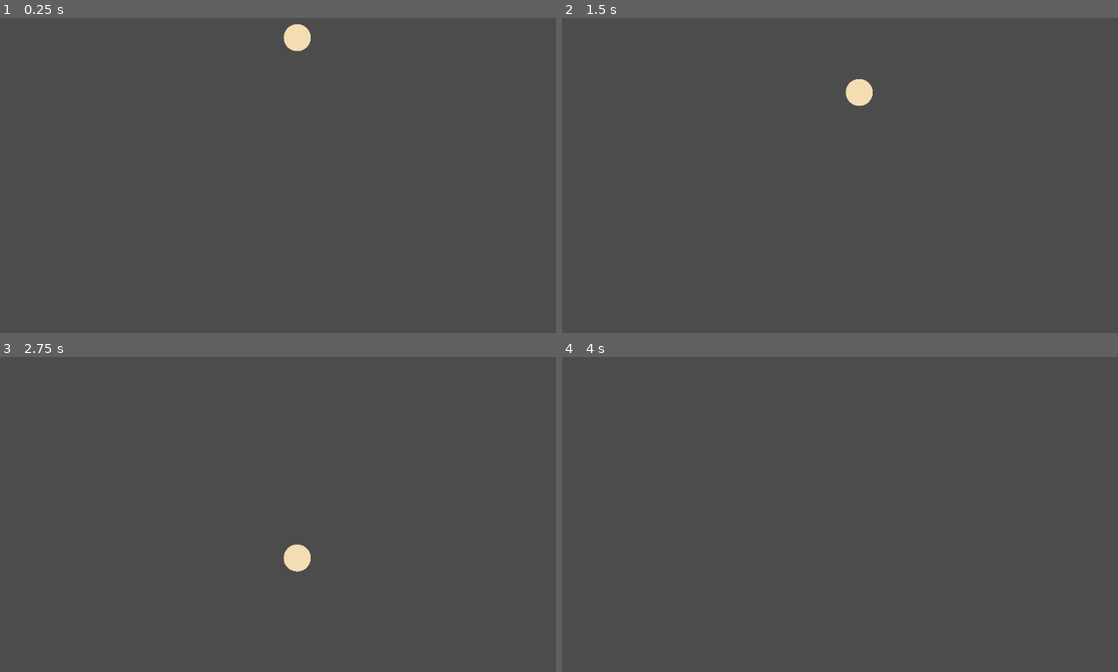
Above: before the commit, frames 1-4 (two rows, left to right).
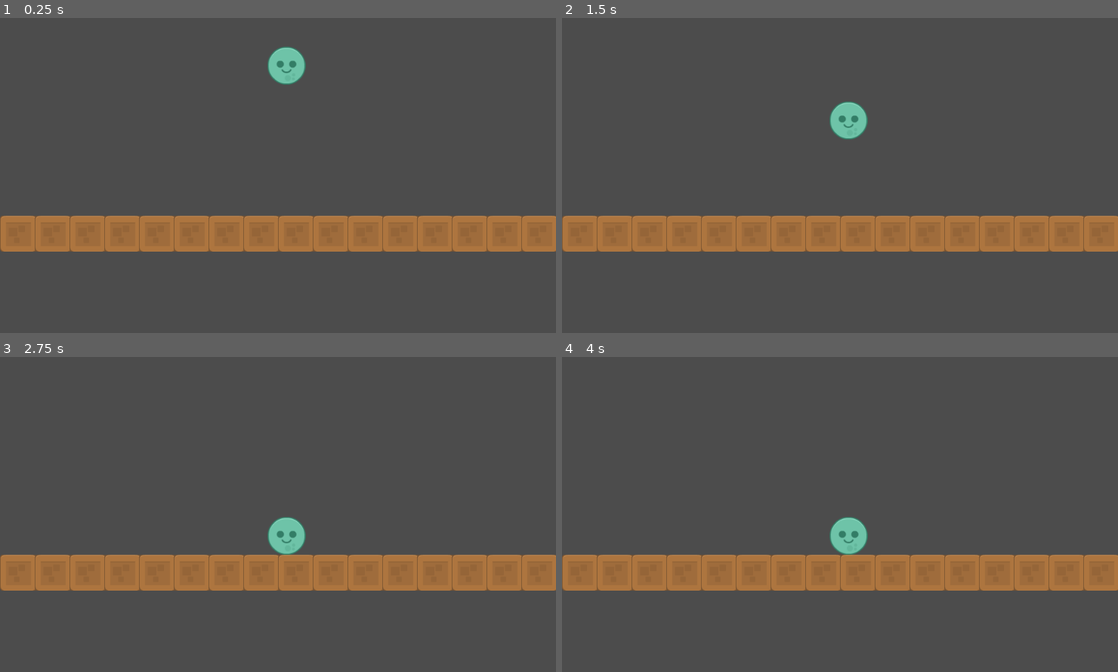
Above: after the commit, the same moments.

Repository: cpvanlue/P1-cpvanlue
Game: Godot game, scene res://src/Level.tscn
Same seed, same stepped clock (60 frames per second), same inputs: the game is played once before the commit and once after it. The project has no main scene, so this scene is started directly.
Inputs:
- Up to frame 1 (0.25 s): no input
- Up to frame 2 (1.5 s): no input
- Up to frame 3 (2.75 s): no input
- Up to frame 4 (4 s): no input

The runs differ from the first frame. In frame 1, 12% of the frame differs, in the area x 0-100%, y 1-75%; in frame 2, 12%, in the area x 0-100%, y 19-75%; in frame 3, 12%; in frame 4, 12%.

Commit message:
Add a collision tile floor.

Diff:
--- a/project/Ball.gd
+++ /dev/null
@@ -1,4 +0,0 @@
-extends RigidBody2D
-
-func _draw():
-	draw_circle(Vector2.ZERO, $CollisionShape2D.shape.radius, Color.wheat)
--- a/project/Ball.tscn
+++ /dev/null
@@ -1,12 +0,0 @@
-[gd_scene load_steps=3 format=2]
-
-[ext_resource path="res://Ball.gd" type="Script" id=1]
-
-[sub_resource type="CircleShape2D" id=1]
-radius = 25.0
-
-[node name="Ball" type="RigidBody2D"]
-script = ExtResource( 1 )
-
-[node name="CollisionShape2D" type="CollisionShape2D" parent="."]
-shape = SubResource( 1 )
--- /dev/null
+++ b/project/src/Ball.gd
@@ -0,0 +1 @@
+extends RigidBody2D
--- /dev/null
+++ b/project/src/Ball.tscn
@@ -0,0 +1,18 @@
+[gd_scene load_steps=4 format=2]
+
+[ext_resource path="res://src/Ball.gd" type="Script" id=1]
+[ext_resource path="res://assets/happyfunball.png" type="Texture" id=2]
+
+[sub_resource type="CircleShape2D" id=1]
+radius = 36.0
+
+[node name="Ball" type="RigidBody2D"]
+position = Vector2( 604.804, 59.2945 )
+script = ExtResource( 1 )
+
+[node name="CollisionShape2D" type="CollisionShape2D" parent="."]
+position = Vector2( -0.100632, 0 )
+shape = SubResource( 1 )
+
+[node name="Sprite" type="Sprite" parent="."]
+texture = ExtResource( 2 )
--- a/project/src/Level.tscn
+++ b/project/src/Level.tscn
@@ -1,8 +1,40 @@
-[gd_scene load_steps=2 format=2]
+[gd_scene load_steps=5 format=2]
 
-[ext_resource path="res://Ball.tscn" type="PackedScene" id=1]
+[ext_resource path="res://src/Ball.tscn" type="PackedScene" id=1]
+[ext_resource path="res://assets/woodblock.png" type="Texture" id=2]
+
+[sub_resource type="ConvexPolygonShape2D" id=2]
+points = PoolVector2Array( 68, 66, 0, 66, 0, 0.531494, 68, 0.531494 )
+
+[sub_resource type="TileSet" id=1]
+0/name = "woodblock.png 0"
+0/texture = ExtResource( 2 )
+0/tex_offset = Vector2( 0, 0 )
+0/modulate = Color( 1, 1, 1, 1 )
+0/region = Rect2( 1, 2, 68, 66 )
+0/tile_mode = 0
+0/occluder_offset = Vector2( 0, 0 )
+0/navigation_offset = Vector2( 0, 0 )
+0/shape_offset = Vector2( 0, 0 )
+0/shape_transform = Transform2D( 1, 0, 0, 1, 0, 0 )
+0/shape = SubResource( 2 )
+0/shape_one_way = false
+0/shape_one_way_margin = 1.0
+0/shapes = [ {
+"autotile_coord": Vector2( 0, 0 ),
+"one_way": false,
+"one_way_margin": 1.0,
+"shape": SubResource( 2 ),
+"shape_transform": Transform2D( 1, 0, 0, 1, 0, 0 )
+} ]
+0/z_index = 0
 
 [node name="Level" type="Node2D"]
 
-[node name="RigidBody2D" parent="." instance=ExtResource( 1 )]
-position = Vector2( 547.409, 52.6537 )
+[node name="Ball" parent="." instance=ExtResource( 1 )]
+position = Vector2( 527.66, 104.173 )
+
+[node name="TileMap" type="TileMap" parent="."]
+tile_set = SubResource( 1 )
+format = 1
+tile_data = PoolIntArray( 393216, 0, 0, 393217, 0, 0, 393218, 0, 0, 393219, 0, 0, 393220, 0, 0, 393221, 0, 0, 393222, 0, 0, 393223, 0, 0, 393224, 0, 0, 393225, 0, 0, 393226, 0, 0, 393227, 0, 0, 393228, 0, 0, 393229, 0, 0, 393230, 0, 0, 393231, 0, 0 )
Binary file added: project/assets/happyfunball.png
Not shown, added: project/assets/happyfunball.png.import
Binary file added: project/assets/woodblock.png
Not shown, added: project/assets/woodblock.png.import
